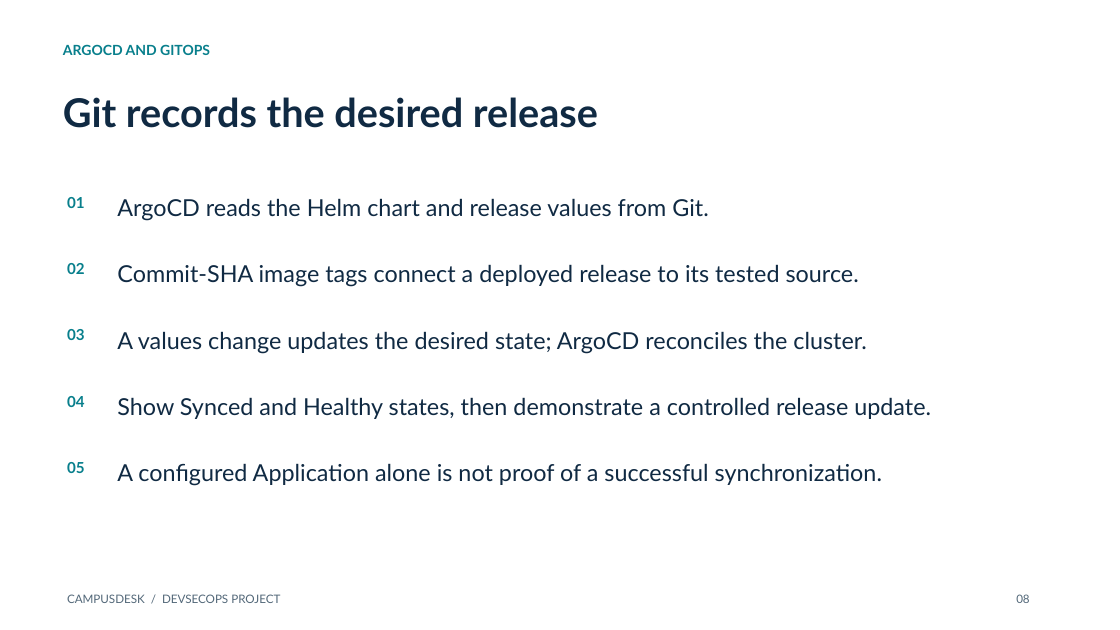
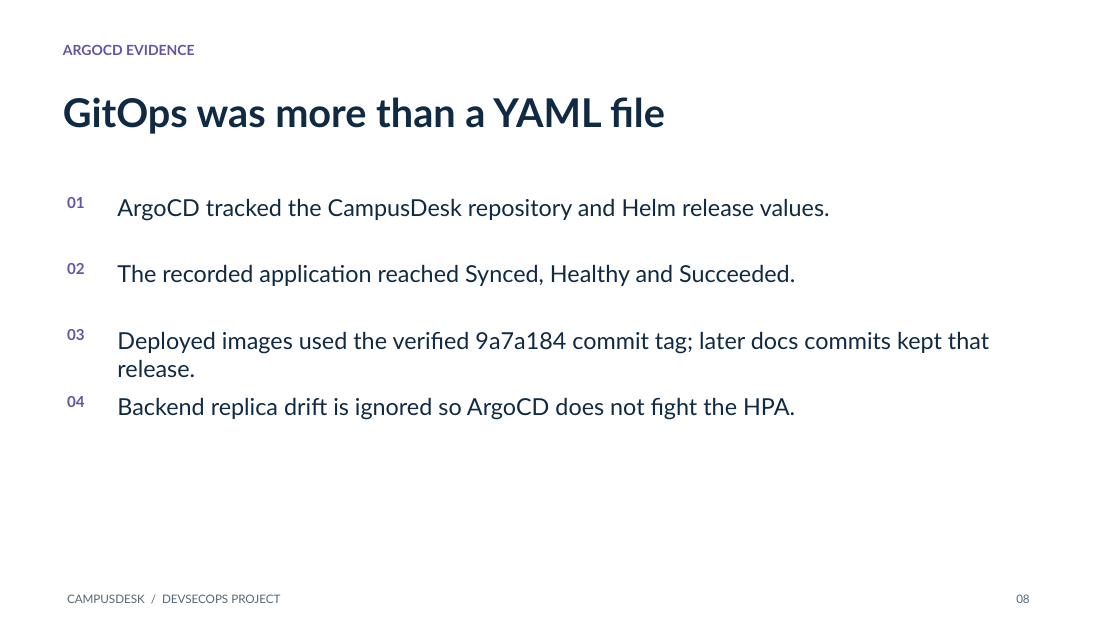
Before and after one commit to AJ5831A/campusdesk-devsecops, a slide deck: slide 8 of demo/presentation.pptx. Drawn at 1120x630 pixels with LibreOffice and Linux fonts; fonts in the diff are those of the drawing. Boxes give left, top, right and bottom in pixels: in the first picture for what was removed or moved away, otherwise in the second. Text is boxed around its words. In the diff, an @@ line names an element or a change of style, - is before the commit and + after.

Commit message:
Add campus-specific final deck and exact printable demo script

```diff
--- a/demo/presentation.pptx
+++ b/demo/presentation.pptx
@@ text at (63, 45, 195, 55): text changed; text colour #087F8C to #6554A4 @@
-ARGOCD AND GITOPS
+ARGOCD EVIDENCE
@@ text at (63, 97, 665, 134): text changed @@
-Git records the desired release
+GitOps was more than a YAML file
@@ text at (117, 198, 830, 221): text changed @@
-ArgoCD reads the Helm chart and release values from Git.
+ArgoCD tracked the CampusDesk repository and Helm release values.
@@ text at (117, 264, 795, 286): text changed @@
-Commit-SHA image tags connect a deployed release to its tested source.
+The recorded application reached Synced, Healthy and Succeeded.
@@ text at (117, 331, 989, 377): text changed @@
-A values change updates the desired state; ArgoCD reconciles the cluster.
+Deployed images used the verified 9a7a184 commit tag; later docs commits kept that release.
@@ text colour #087F8C to #6554A4 in 4 elements at (67, 197, 85, 208), (67, 263, 85, 274), (67, 329, 85, 340), (67, 396, 85, 407) @@
@@ text at (117, 397, 795, 420): text changed @@
-Show Synced and Healthy states, then demonstrate a controlled release update.
+Backend replica drift is ignored so ArgoCD does not fight the HPA.
@@ text removed at (67, 462, 85, 473) @@
-05
@@ text removed at (117, 463, 882, 486) @@
-A configured Application alone is not proof of a successful synchronization.
```
Also in this commit, not shown: 9 other slides changed, 8 other files.
